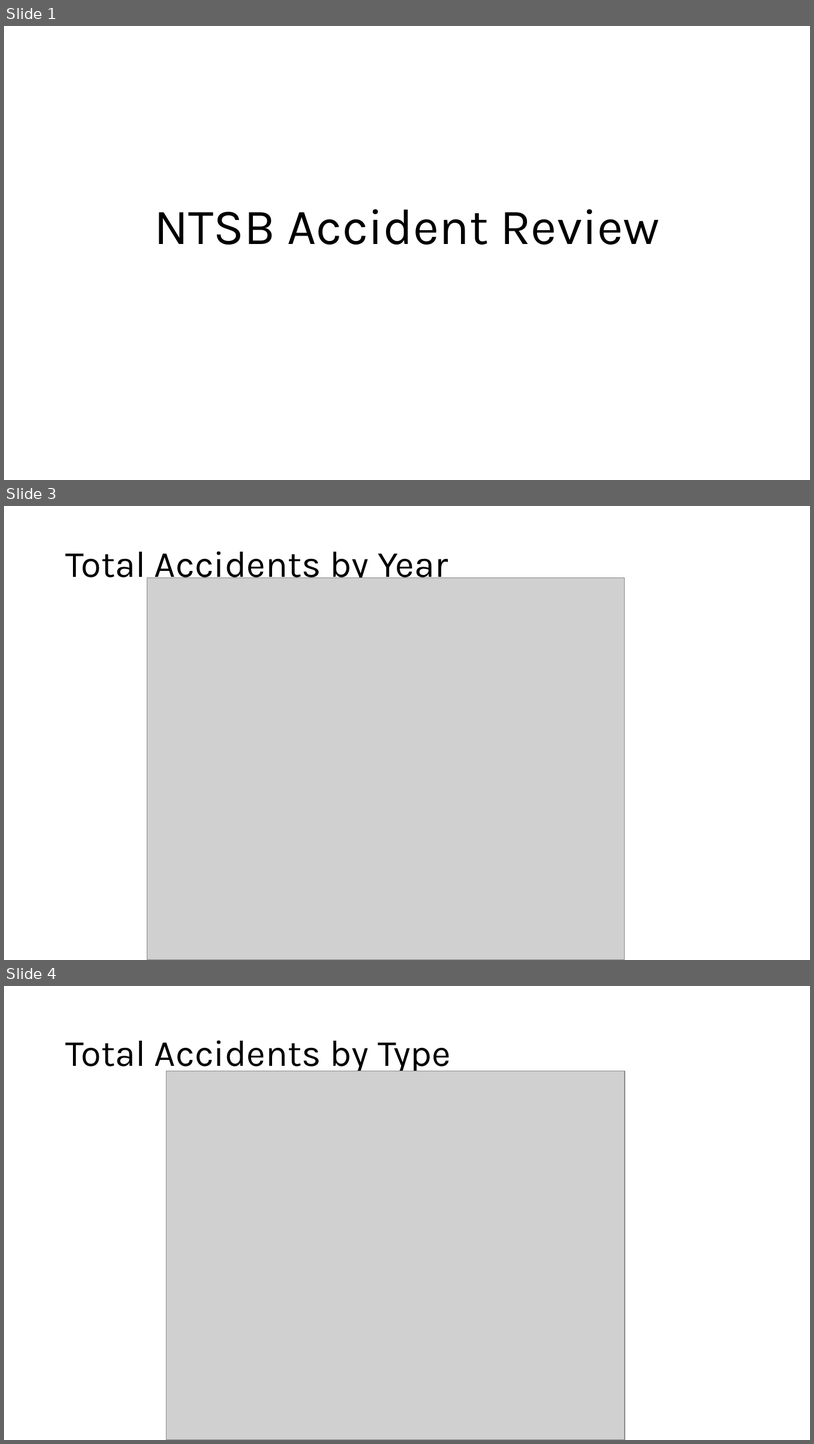
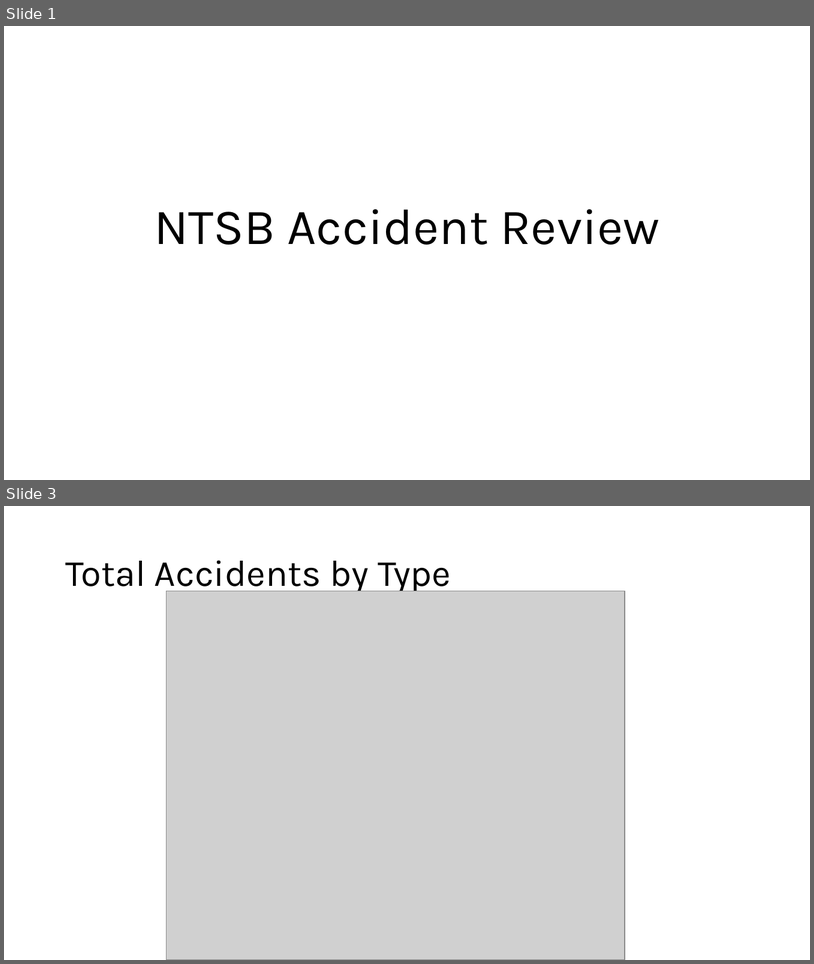
Before and after one commit to jgoett2/AirplaneRecommendations, a slide deck: Presentation.pptx. Shown one above the other, each under a label of ours: slides 1, 3 and 4 before the commit, slides 1 and 3 after it; the slides between them are not shown. The pictures are 814x1444 and 814x964 pixels, drawn with LibreOffice and Linux fonts; fonts in the diff are those of the drawing; grey boxes stand for pictures. Boxes give left, top, right and bottom in pixels: in the first picture for what was removed or moved away, otherwise in the second. Text is boxed around its words. In the diff, an @@ line names an element or a change of style, - is before the commit and + after.

```diff
--- a/Presentation.pptx
+++ b/Presentation.pptx
@@ slide 3 removed at [4,506,810,960], background #FFFFFF @@
@@ title removed at [65,551,449,586] @@
-Total Accidents by Year
@@ picture removed at [147,577,625,960] @@
@@ what was slide 4 is now slide 3 @@
```
Also in this commit, not shown: 1 slide changed, 2 slides added, 1 other slide removed.
